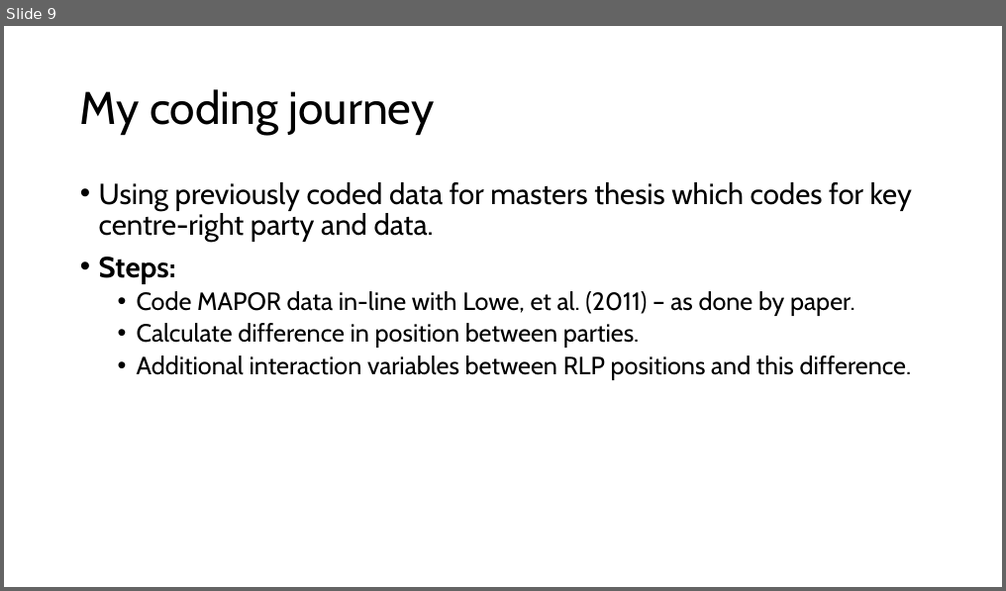
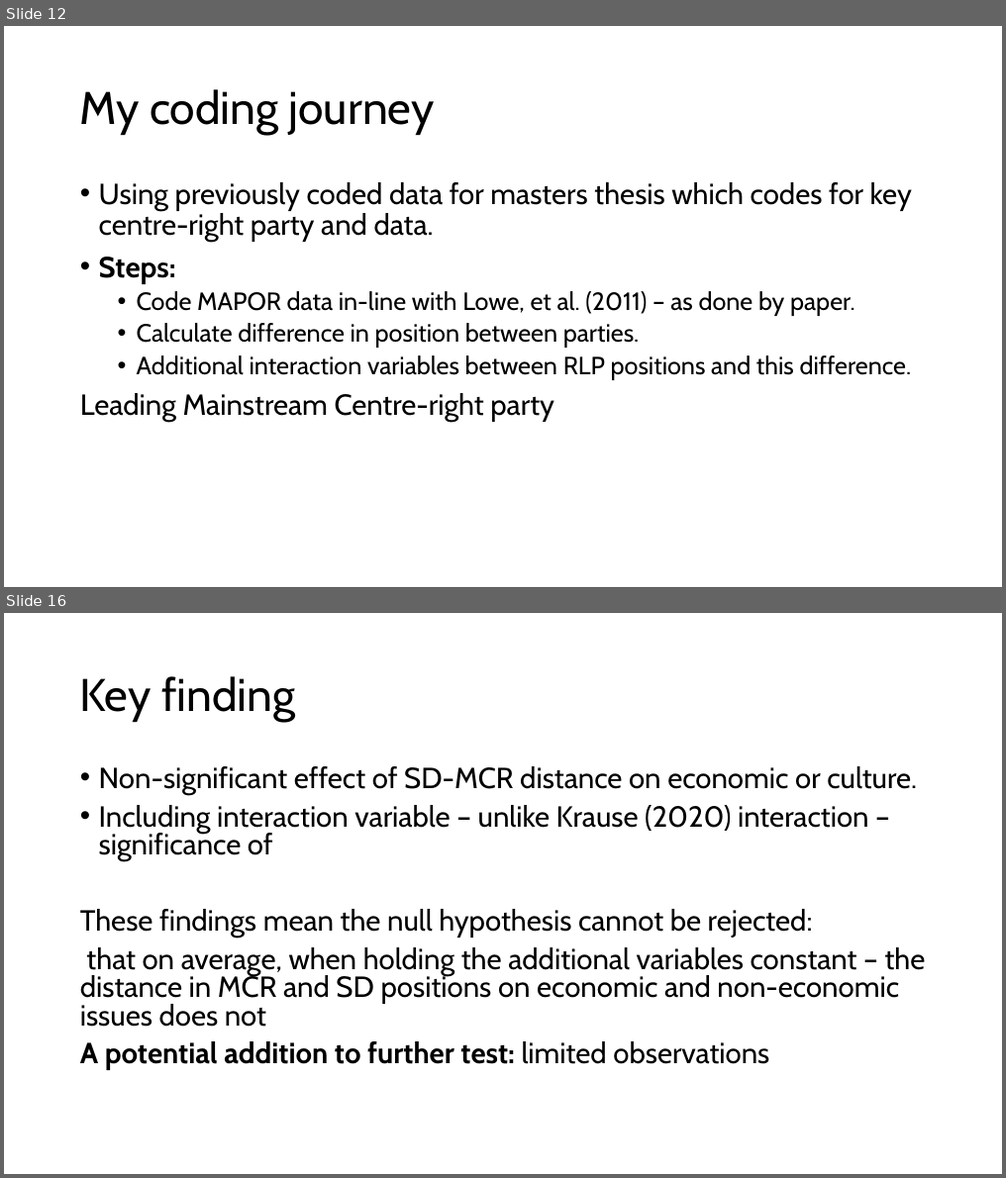
Before and after one commit to dlcy-dc/StatsII_2026, a slide deck: replication/my_replication/Replication paper powerpoint.pptx. Shown one above the other, each under a label of ours: slide 9 before the commit, slides 12 and 16 after it; the slides between them are not shown. The pictures are 1006x591 and 1006x1178 pixels, drawn with LibreOffice and Linux fonts; fonts in the diff are those of the drawing. Boxes give left, top, right and bottom in pixels: in the first picture for what was removed or moved away, otherwise in the second. Text is boxed around its words. In the diff, an @@ line names an element or a change of style, - is before the commit and + after.

```diff
--- a/replication/my_replication/Replication paper powerpoint.pptx
+++ b/replication/my_replication/Replication paper powerpoint.pptx
@@ slide 16 added at box(4, 613, 1002, 1174), background #FFFFFF @@
@@ title added at box(80, 676, 295, 722), 44 pt, text #000000 @@
+Key finding
@@ text added at box(80, 766, 926, 1070), 28 pt, text #000000 @@
+• Non-significant effect of SD-MCR distance on economic or culture.
+• Including interaction variable – unlike Krause (2020) interaction – significance of
+These findings mean the null hypothesis cannot be rejected:
+that on average, when holding the additional variables constant – the distance in MCR and SD positions on economic and non-economic issues does not
+A potential addition to further test: limited observations
@@ what was slide 9 is now slide 12 @@
@@ slide 12 changed as well @@
@@ text at box(80, 393, 554, 422): paragraph added @@
+Leading Mainstream Centre-right party
```
Also in this commit, not shown: 3 other slides changed, 10 other slides added, 5 slides removed, 6 other files.
